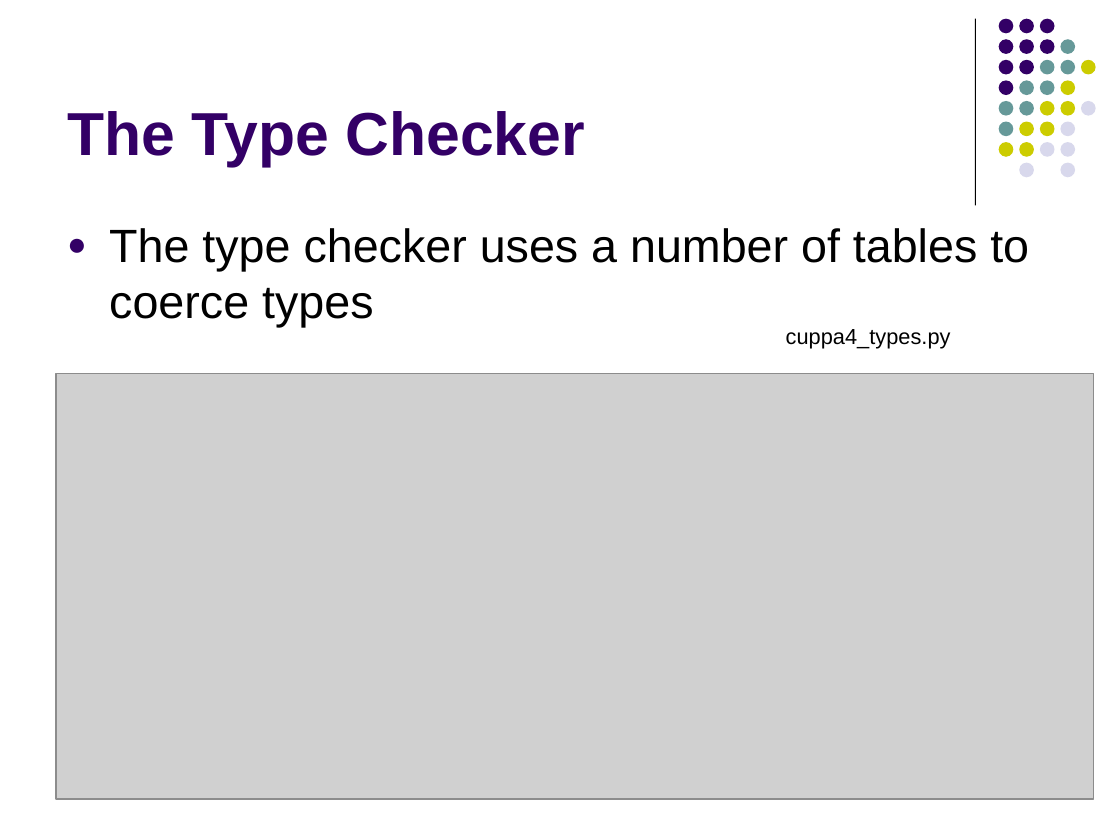
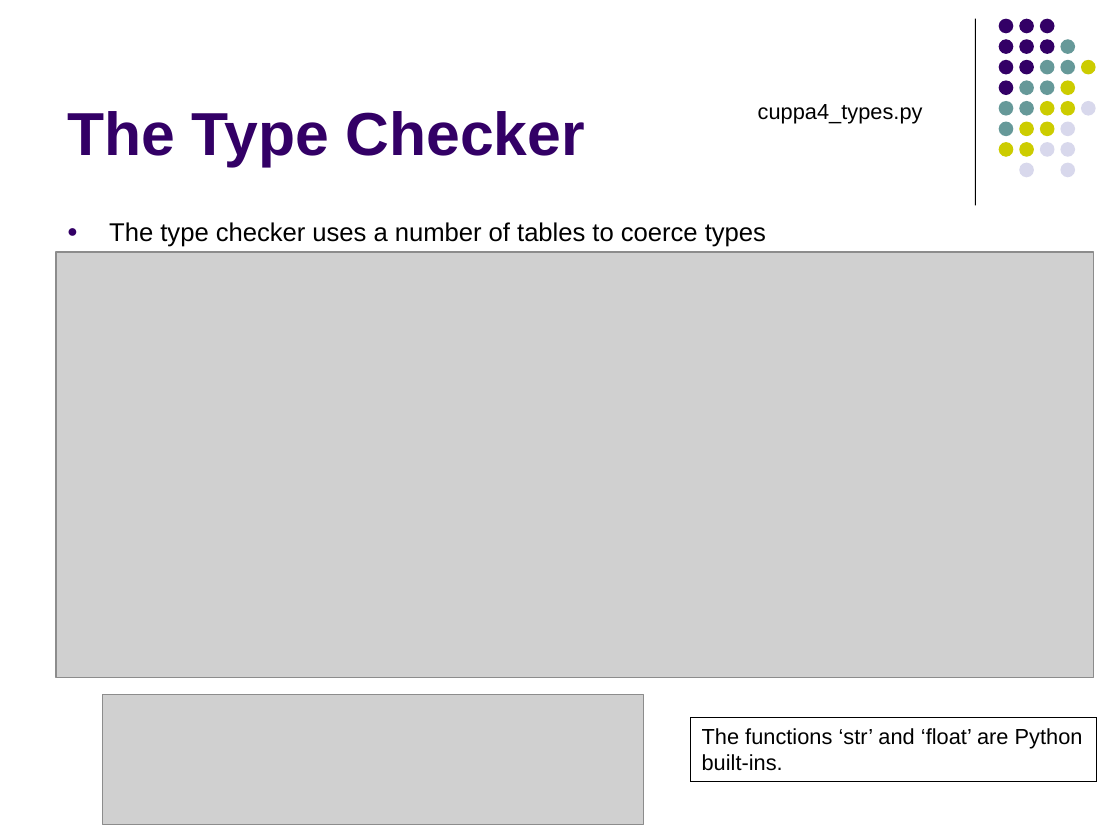
Before and after one commit to lutzhamel/CSC402, a slide deck: slide 33 of notes/csc402-ln018.pptx. Drawn at 1120x840 pixels with LibreOffice and Linux fonts; fonts in the diff are those of the drawing; grey boxes stand for pictures. Boxes give left, top, right and bottom in pixels: in the first picture for what was removed or moved away, otherwise in the second. Text is boxed around its words. In the diff, an @@ line names an element or a change of style, - is before the commit and + after.

```diff
--- a/notes/csc402-ln018.pptx
+++ b/notes/csc402-ln018.pptx
@@ text "cuppa4_types.py": place and size @@
-text "cuppa4_types.py" at [786, 329, 951, 349]
+text "cuppa4_types.py" at [758, 104, 923, 124]
@@ text "The type checker uses a ..." at [109, 222, 766, 247]: size 30 to 16.5 pt; less space between paragraphs @@
@@ picture: place and size @@
-picture at [56, 373, 1094, 799]
+picture at [56, 252, 1094, 678]
@@ picture added at [103, 694, 644, 825] @@
@@ rectangle added at [691, 717, 1096, 781], outline #000000 0.75 pt, 14 pt, text #000000 @@
+The functions ‘str’ and ‘float’ are Python
+built-ins.
```
Also in this commit, not shown: 3 other slides changed, 1 other file.
